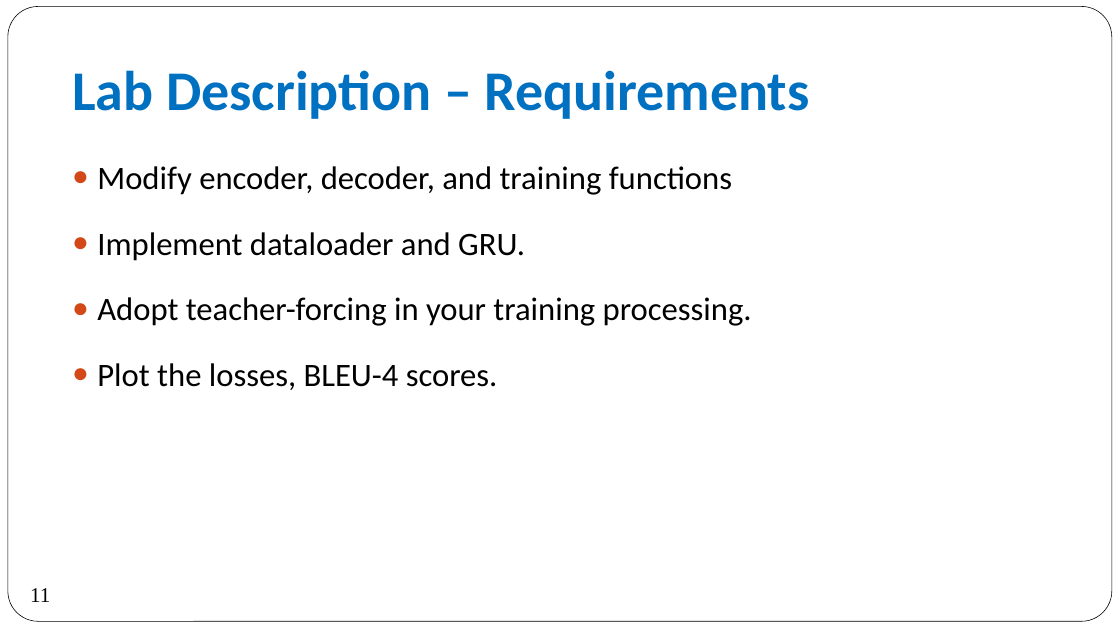
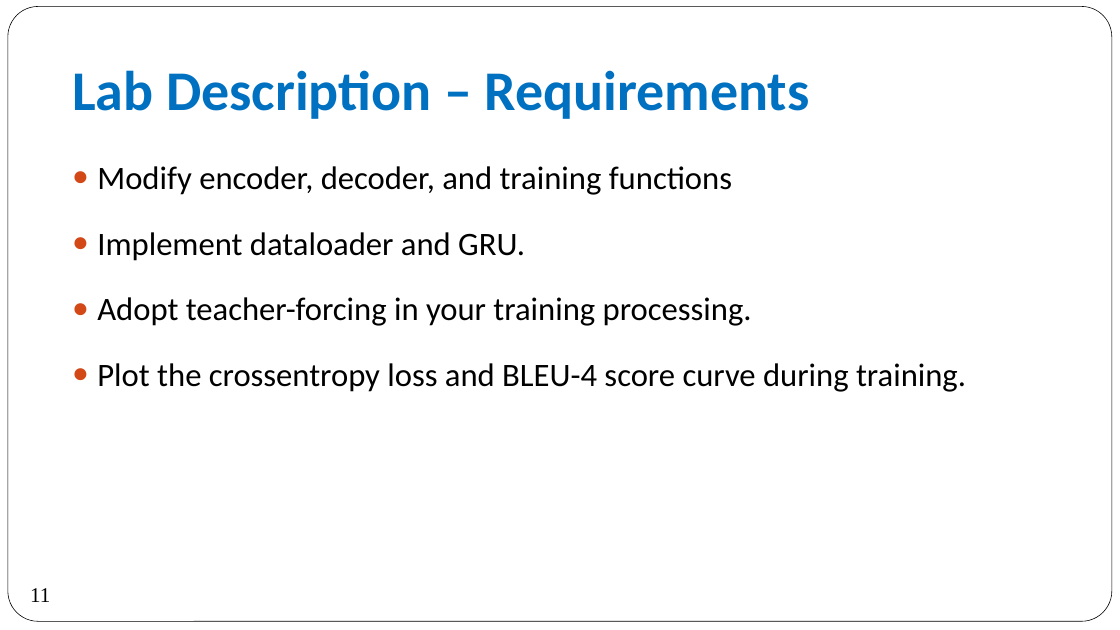
Before and after one commit to 2021-DL-Training-Program/Lab2-Sequence-to-Sequence-Recurrent-Neural-Network, a slide deck: slide 11 of Lab2-Sequence-to-Sequence Recurrent Neural Network.pptx. Drawn at 1120x630 pixels with LibreOffice and Linux fonts; fonts in the diff are those of the drawing. Boxes give left, top, right and bottom in pixels: in the first picture for what was removed or moved away, otherwise in the second. Text is boxed around its words. In the diff, an @@ line names an element or a change of style, - is before the commit and + after.

```diff
--- a/Lab2-Sequence-to-Sequence Recurrent Neural Network.pptx
+++ b/Lab2-Sequence-to-Sequence Recurrent Neural Network.pptx
@@ text at (x1=97, y1=363, x2=966, y2=392): text changed @@
-● Plot the losses, BLEU-4 scores.
+● Plot the crossentropy loss and BLEU-4 score curve during training.
```
Also in this commit, not shown: 3 other slides changed.
